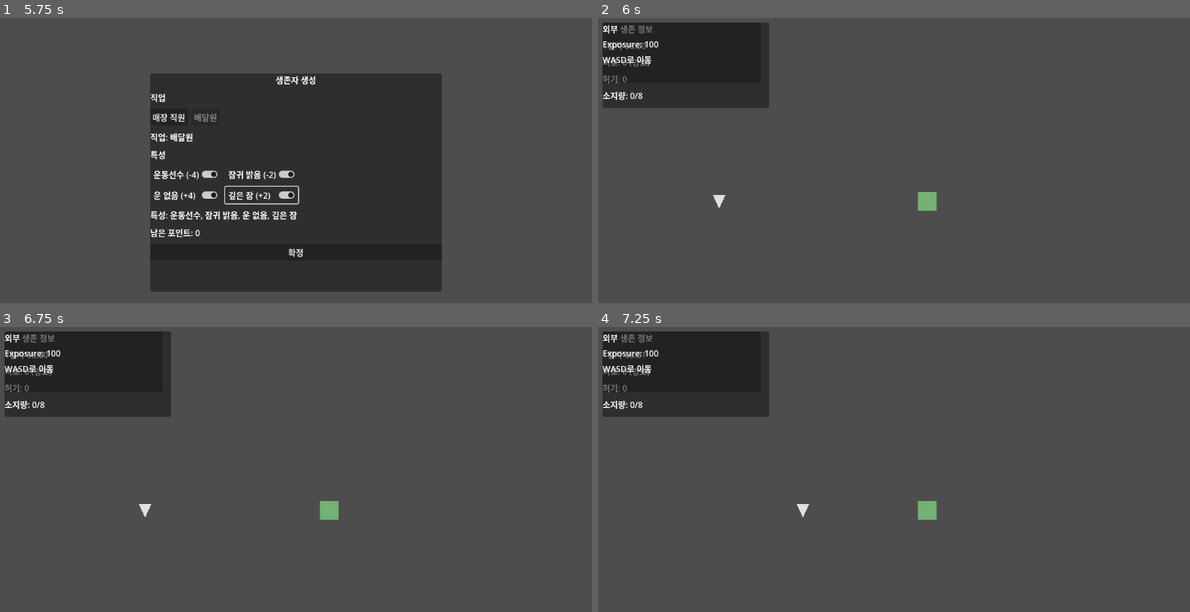
Above: before the commit, frames 1-4 (two rows, left to right).
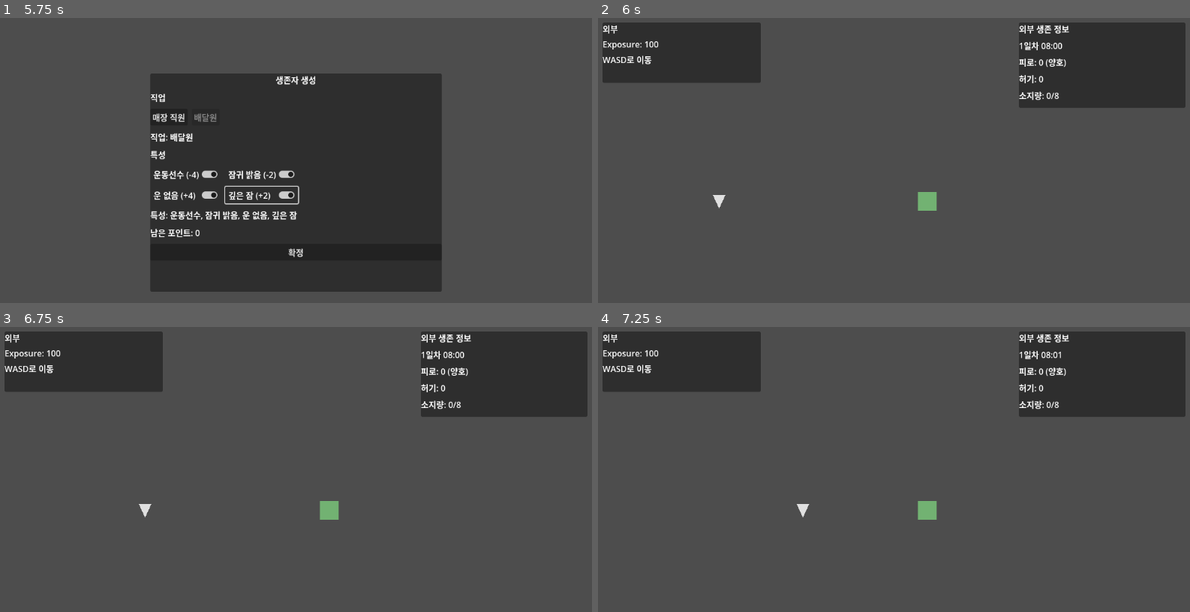
Above: after the commit, the same moments.

Repository: Pupre/apocalypse
Game: Godot game, scene res://scenes/bootstrap/main.tscn
Two runs of this game, one before a commit and one after it. Both use one fixed random seed, a clock stepped at 60 frames per second and the inputs below.
Inputs:
- Up to frame 1 (5.75 s): click "시작" at 0.5 s; click "매장 직원" at 1.25 s; click "배달원" at 2 s; click "운동선수 (-4)" at 2.75 s; click "잠귀 밝음 (-2)" at 3.5 s; click "운 없음 (+4)" at 4.25 s; click "깊은 잠 (+2)" at 5 s
- Up to frame 2 (6 s): click "확정" at 5.75 s
- Up to frame 3 (6.75 s): tap Enter at 6.5 s; hold D (move_right) from 6.53 s (still down); tap E (enter_building) at 6.6 s
- Up to frame 4 (7.25 s): keep holding D (move_right)

Frame 1 is identical in both runs. In frame 2, 11% of the frame differs, in the area x 0-100%, y 1-32%; in frame 3, 11%; in frame 4, 11%.

Commit message:
style: move shared hud to top-right

Diff:
--- a/game/scenes/run/hud.tscn
+++ b/game/scenes/run/hud.tscn
@@ -9,9 +9,11 @@
 script = ExtResource("1")
 
 [node name="Panel" type="PanelContainer" parent="."]
-offset_left = 16.0
+anchor_left = 1.0
+anchor_right = 1.0
+offset_left = -336.0
 offset_top = 16.0
-offset_right = 336.0
+offset_right = -16.0
 offset_bottom = 180.0
 modulate = Color(1, 1, 1, 1)
 
--- a/game/scripts/run/hud_presenter.gd
+++ b/game/scripts/run/hud_presenter.gd
@@ -23,17 +23,21 @@
 		return
 
 	if mode_name == "indoor":
-		_panel.offset_left = 24.0
+		_panel.anchor_left = 1.0
+		_panel.anchor_right = 1.0
+		_panel.offset_left = -272.0
 		_panel.offset_top = 20.0
-		_panel.offset_right = 272.0
+		_panel.offset_right = -24.0
 		_panel.offset_bottom = 156.0
 		_panel.modulate = Color(1, 1, 1, 0.9)
 		_title_label.text = INDOOR_TITLE
 		return
 
-	_panel.offset_left = 16.0
+	_panel.anchor_left = 1.0
+	_panel.anchor_right = 1.0
+	_panel.offset_left = -336.0
 	_panel.offset_top = 16.0
-	_panel.offset_right = 336.0
+	_panel.offset_right = -16.0
 	_panel.offset_bottom = 180.0
 	_panel.modulate = Color(1, 1, 1, 1.0)
 	_title_label.text = OUTDOOR_TITLE
--- a/game/tests/unit/test_hud_presenter.gd
+++ b/game/tests/unit/test_hud_presenter.gd
@@ -32,17 +32,21 @@
 		return
 
 	hud.set_mode_presentation("outdoor")
-	assert_eq(panel.offset_left, 16.0, "Outdoor mode should pin the HUD left offset to 16.")
+	assert_eq(panel.anchor_left, 1.0, "Outdoor mode should anchor the HUD to the right edge.")
+	assert_eq(panel.anchor_right, 1.0, "Outdoor mode should keep the HUD right-anchored.")
+	assert_eq(panel.offset_left, -336.0, "Outdoor mode should keep the HUD 16px from the right edge.")
 	assert_eq(panel.offset_top, 16.0, "Outdoor mode should pin the HUD top offset to 16.")
-	assert_eq(panel.offset_right, 336.0, "Outdoor mode should pin the HUD right offset to 336.")
+	assert_eq(panel.offset_right, -16.0, "Outdoor mode should keep the HUD right margin at 16.")
 	assert_eq(panel.offset_bottom, 180.0, "Outdoor mode should pin the HUD bottom offset to 180.")
 	assert_true(is_equal_approx(panel.modulate.a, 1.0), "Outdoor mode should keep the HUD fully opaque.")
 	assert_eq(title_label.text, "외부 생존 정보", "Outdoor mode should use the outdoor HUD title.")
 
 	hud.set_mode_presentation("indoor")
-	assert_eq(panel.offset_left, 24.0, "Indoor mode should pin the HUD left offset to 24.")
+	assert_eq(panel.anchor_left, 1.0, "Indoor mode should keep the HUD right-anchored.")
+	assert_eq(panel.anchor_right, 1.0, "Indoor mode should keep the HUD right-anchored.")
+	assert_eq(panel.offset_left, -272.0, "Indoor mode should keep the HUD inset from the right edge.")
 	assert_eq(panel.offset_top, 20.0, "Indoor mode should pin the HUD top offset to 20.")
-	assert_eq(panel.offset_right, 272.0, "Indoor mode should pin the HUD right offset to 272.")
+	assert_eq(panel.offset_right, -24.0, "Indoor mode should keep the HUD right margin at 24.")
 	assert_eq(panel.offset_bottom, 156.0, "Indoor mode should pin the HUD bottom offset to 156.")
 	assert_true(is_equal_approx(panel.modulate.a, 0.9), "Indoor mode should dim the HUD to alpha 0.9.")
 	assert_eq(title_label.text, "실내 생존 정보", "Indoor mode should use the indoor HUD title.")
